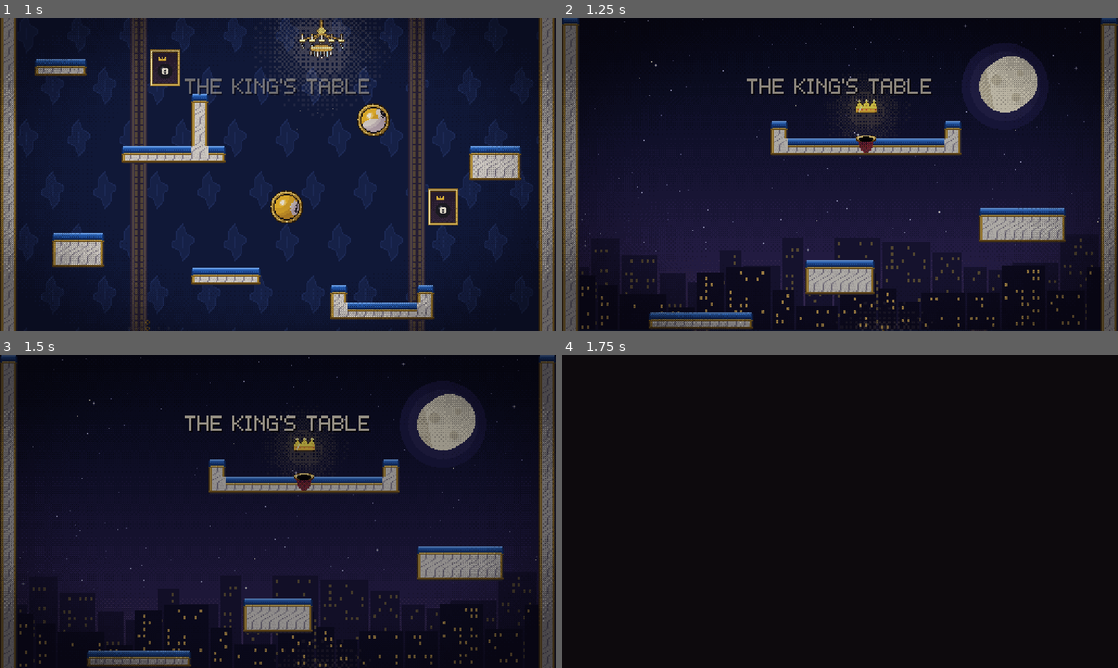
Above: before the commit, frames 1-4 (two rows, left to right).
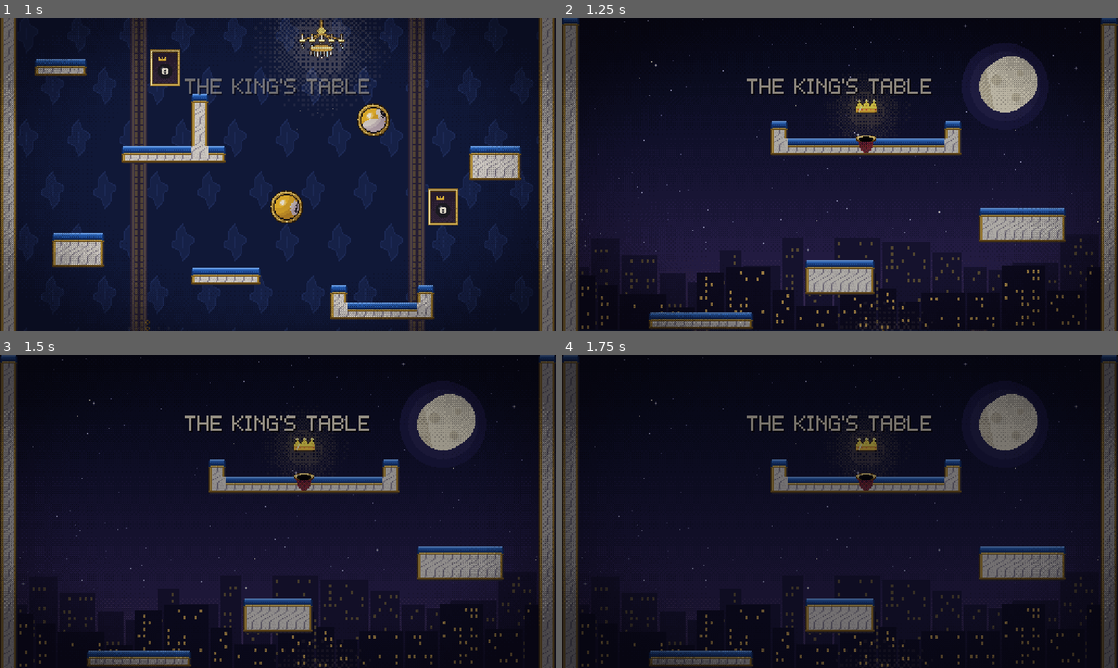
Above: after the commit, the same moments.

Repository: AmitShok/billiard-king
Game: Godot game, scene res://tests/menu_test.tscn
Two runs of this game, one before a commit and one after it. Both use one fixed random seed, a clock stepped at 60 frames per second and the inputs below. This scene is started directly instead of the project's main scene.
Inputs (mouse positions are in pixels of both pictures, inside the frame that each line leads up to):
- Up to frame 1 (1 s): click "Training" at 0.5 s
- Up to frame 2 (1.25 s): no input
- Up to frame 3 (1.5 s): tap Enter (ui_accept) at 1.25 s; move the mouse to (400, 495) at 1.27 s; hold Right from 1.28 s (still down); hold A (aim_left) from 1.28 s (still down); click (400, 495) at 1.42 s
- Up to frame 4 (1.75 s): keep holding Right; keep holding A (aim_left); tap Enter (ui_accept) at 1.52 s; tap Space (charge) at 1.55 s

Frames 1-3 are identical in both runs. In frame 4, 39% of the frame differs, in the area x 0-100%, y 0-100%.

Commit message:
Give the win card a real Back to title button
"Press to return" was only text, and the card's full-screen dim was a UI
element that swallowed touches before the fallback handler saw them, so
taps on a phone mostly did nothing. The card now has a big, focused Back
to title button (Enter, Space and the pad still work), its dim and labels
ignore the mouse, and a tap anywhere is caught in _input once the card
has faded in. The card emits back_requested, which the game connects to
quit_to_title. The menu suite checks the button, focus, tap anywhere,
return-once and Enter.

Co-Authored-By: Claude Opus 5.5 <noreply@anthropic.com>

Diff:
--- a/scripts/ui/ending.gd
+++ b/scripts/ui/ending.gd
@@ -1,8 +1,13 @@
 extends Control
-## The gold pocket: fade to night, the crown, the final card.
+## The gold pocket: fade to night, the crown, the final card. A real "Back to
+## title" button (focused, so Enter, Space and the pad work) and a tap anywhere
+## on a touchscreen both return, once the card has faded in.
+
+signal back_requested
 
 var stats: Dictionary = {}
 var _ready_for_input := false
+var _back: Button
 
 
 func _ready() -> void:
@@ -12,11 +17,13 @@
 	var dim := ColorRect.new()
 	dim.color = Color(0.02, 0.02, 0.06, 0.0)
 	dim.set_anchors_preset(Control.PRESET_FULL_RECT)
+	dim.mouse_filter = Control.MOUSE_FILTER_IGNORE
 	add_child(dim)
 	var box := VBoxContainer.new()
 	box.set_anchors_preset(Control.PRESET_FULL_RECT)
 	box.alignment = BoxContainer.ALIGNMENT_CENTER
 	box.add_theme_constant_override("separation", 4)
+	box.mouse_filter = Control.MOUSE_FILTER_IGNORE
 	box.modulate.a = 0.0
 	add_child(box)
 	var crown := TextureRect.new()
@@ -36,12 +43,36 @@
 	if stats.has("note"):
 		UIKit.label(box, stats.note, Color("9ff0b4"))
 	UIKit.label(box, "")
-	var hint := UIKit.label(box, "Press to return", Color("8a8070"))
+	# A big, real button: easy to hit with a thumb.
+	_back = UIKit.button(box, "Back to title", back)
+	_back.custom_minimum_size = Vector2(150, 28)
+	_back.size_flags_horizontal = Control.SIZE_SHRINK_CENTER
+	_back.disabled = true
+	var hint := UIKit.label(box, "or tap anywhere", Color("8a8070"))
+	for l in box.get_children():
+		if l is Label:
+			l.mouse_filter = Control.MOUSE_FILTER_IGNORE
 	var tw := create_tween()
 	tw.tween_property(dim, "color:a", 0.85, 1.6)
 	tw.tween_property(box, "modulate:a", 1.0, 1.0)
-	tw.tween_callback(func(): _ready_for_input = true)
+	tw.tween_callback(func():
+		_ready_for_input = true
+		_back.disabled = false
+		_back.grab_focus())
 	tw.tween_property(hint, "modulate:a", 0.3, 0.8).set_trans(Tween.TRANS_SINE)
+
+
+## True once the card has faded in and a press will return.
+func can_return() -> bool:
+	return _ready_for_input
+
+
+## Returns to the title (once).
+func back() -> void:
+	if not _ready_for_input:
+		return
+	_ready_for_input = false
+	back_requested.emit()
 
 
 func _crown_frame() -> AtlasTexture:
@@ -51,11 +82,18 @@
 	return a
 
 
+## Taps are caught here, before any UI can swallow them, so a tap anywhere returns.
+func _input(event: InputEvent) -> void:
+	if not _ready_for_input:
+		return
+	if event is InputEventScreenTouch and event.pressed:
+		get_viewport().set_input_as_handled()
+		back()
+
+
 func _unhandled_input(event: InputEvent) -> void:
 	if not _ready_for_input:
 		return
-	if event.is_action_pressed("charge") or event.is_action_pressed("ui_accept") or event.is_action_pressed("pause") \
-			or (event is InputEventScreenTouch and event.pressed):
+	if event.is_action_pressed("charge") or event.is_action_pressed("ui_accept") or event.is_action_pressed("pause"):
 		get_viewport().set_input_as_handled()
-		_ready_for_input = false
-		get_parent().get_parent().quit_to_title()
+		back()
--- a/scripts/world/game.gd
+++ b/scripts/world/game.gd
@@ -382,6 +382,7 @@
 	Sfx.play("win", 0.0, 1.0, 0.0)
 	var ending: Control = ENDING.new()
 	ending.stats = stats
+	ending.back_requested.connect(quit_to_title)
 	hud.add_child(ending)
 
 
--- a/tests/menu_test.gd
+++ b/tests/menu_test.gd
@@ -109,13 +109,52 @@
 	check("all five awards granted", [11, 12, 13, 14, 15].all(func(n): return SaveData.collected.has(n)), str(SaveData.collected))
 	check("run is closed and recorded", not SaveData.has_run and SaveData.wins == 1 and absf(SaveData.best_time - 900.0) < 5.0, "time %.1f wins %d" % [SaveData.best_time, SaveData.wins])
 	await _frames(5)
-	var ending_found := false
+	var ending: Control = null
 	for c in game.hud.get_children():
 		if c.get_script() == load("res://scripts/ui/ending.gd"):
-			ending_found = true
-	check("ending card shown", ending_found)
+			ending = c
+	check("ending card shown", ending != null)
 	check("controls locked after the win", not game.player.input_enabled)
+	# Returning: a real button, and a tap anywhere (taps used to be swallowed).
+	ending.back_requested.disconnect(game.quit_to_title)
+	var backs := [0]
+	ending.back_requested.connect(func(): backs[0] += 1)
+	var back_btn: Button = null
+	for b in ending.find_children("*", "Button", true, false):
+		if b.text == "Back to title":
+			back_btn = b
+	check("the win card has a Back to title button", back_btn != null)
+	for i in 400:
+		if ending.can_return():
+			break
+		await get_tree().process_frame
+	check("it is focused once the card fades in", back_btn != null and back_btn.has_focus() and not back_btn.disabled)
+	var tap := InputEventScreenTouch.new()
+	tap.position = Vector2(40, 40)
+	tap.pressed = true
+	get_tree().root.push_input(tap, true)
+	await _frames(1)
+	check("a tap anywhere returns to the title", backs[0] == 1, str(backs[0]))
+	ending.back()
+	check("only once", backs[0] == 1)
 	game.queue_free()
+	await _frames(2)
+	# A fresh card: the button and the Enter key also return.
+	var card: Control = load("res://scripts/ui/ending.gd").new()
+	add_child(card)
+	var presses := [0]
+	card.back_requested.connect(func(): presses[0] += 1)
+	for i in 400:
+		if card.can_return():
+			break
+		await get_tree().process_frame
+	var enter := InputEventAction.new()
+	enter.action = "ui_accept"
+	enter.pressed = true
+	get_tree().root.push_input(enter, true)
+	await _frames(1)
+	check("Enter on the focused button returns", presses[0] == 1, str(presses[0]))
+	card.queue_free()
 	await _frames(2)
 
 	DirAccess.remove_absolute(ProjectSettings.globalize_path(SaveData.path))
